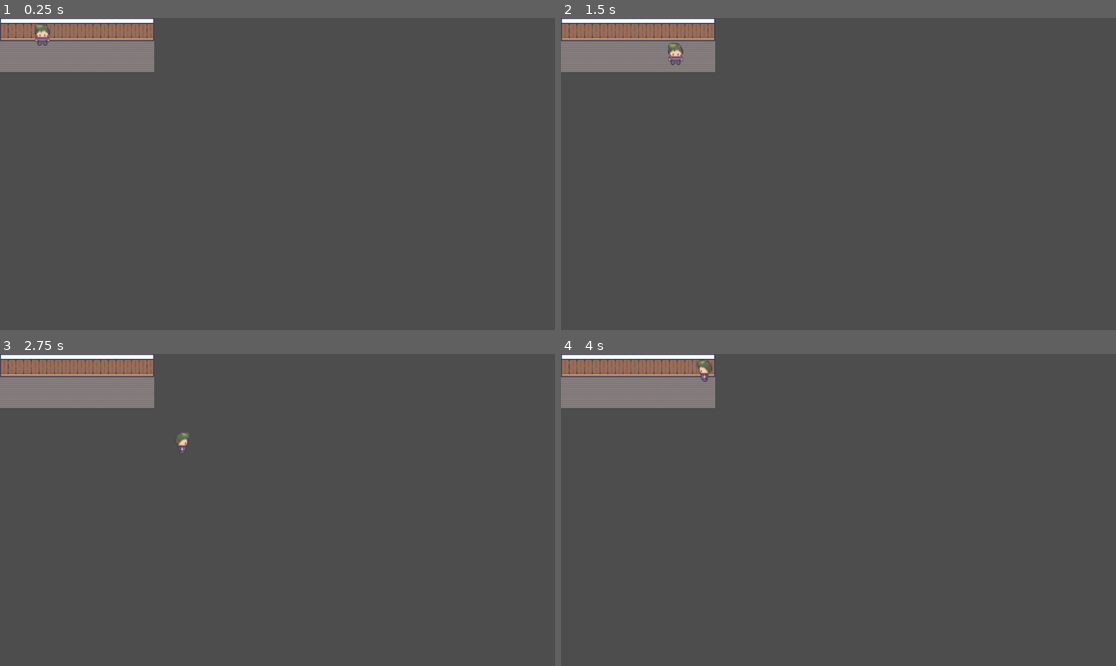
Above: before the commit, frames 1-4 (two rows, left to right).
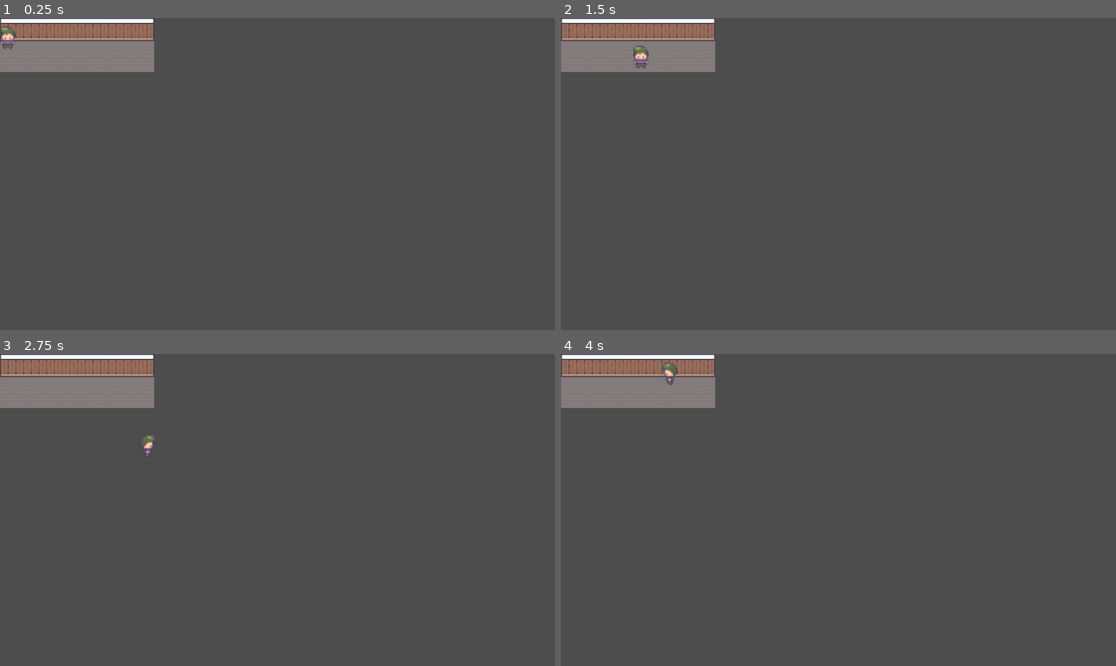
Above: after the commit, the same moments.

Repository: TurnrDev/EchoScape
Game: Godot game, scene res://scenes/level.tscn
Same seed, same stepped clock (60 frames per second), same inputs: the game is played once before the commit and once after it.
Inputs:
- Up to frame 1 (0.25 s): no input
- Up to frame 2 (1.5 s): tap Enter at 0.5 s; hold Right (ui_right) 0.53-1.28 s; hold Down (ui_down) from 1.28 s (still down)
- Up to frame 3 (2.75 s): release Down (ui_down) at 2.03 s; hold Right (ui_right) from 2.03 s (still down)
- Up to frame 4 (4 s): release Right (ui_right) at 2.78 s; hold Up (ui_up) 2.78-3.53 s; hold Left (ui_left) from 3.53 s (still down)

The runs differ from the first frame. In frame 1, 0.3% of the frame differs, in the area x 0-10%, y 1-10%; in frame 2, 0.3%; in frame 3, 0.2%; in frame 4, 0.3%.

Commit message:
Change collision shape

Diff:
--- a/characters/player.tscn
+++ b/characters/player.tscn
@@ -4,7 +4,7 @@
 [ext_resource type="Texture2D" uid="uid://bjulhhiimi465" path="res://assets/characters/Adam_idle_16x16.png" id="1_yoc2o"]
 
 [sub_resource type="RectangleShape2D" id="RectangleShape2D_qrxil"]
-size = Vector2(16, 16)
+size = Vector2(16, 8)
 
 [node name="player" type="CharacterBody2D"]
 scale = Vector2(2, 2)
@@ -14,7 +14,7 @@
 shape = SubResource("RectangleShape2D_qrxil")
 
 [node name="adam" type="Sprite2D" parent="."]
-position = Vector2(0, -8)
+position = Vector2(0, -12)
 texture = ExtResource("1_yoc2o")
 hframes = 4
 frame = 3
--- a/scenes/level.tscn
+++ b/scenes/level.tscn
@@ -1371,4 +1371,4 @@
 layer_0/tile_data = PackedInt32Array(0, 1, 13, 65536, 1, 14, 2, 65537, 13, 65538, 65537, 14, 3, 65537, 13, 65539, 65537 …(1276 unchanged characters)…
 
 [node name="player" parent="." instance=ExtResource("1_gc2k5")]
-position = Vector2(88, 42)
+position = Vector2(16, 56)
